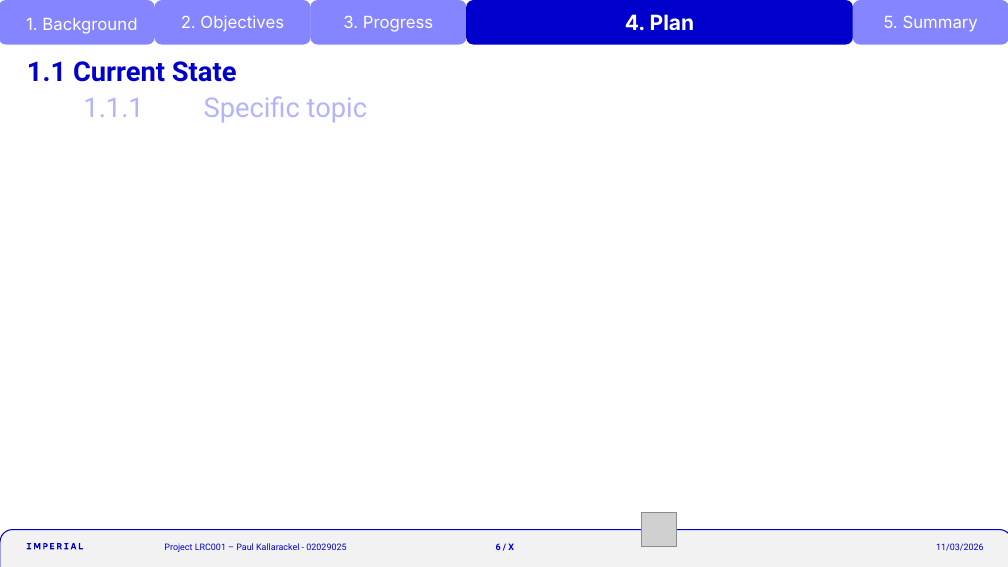
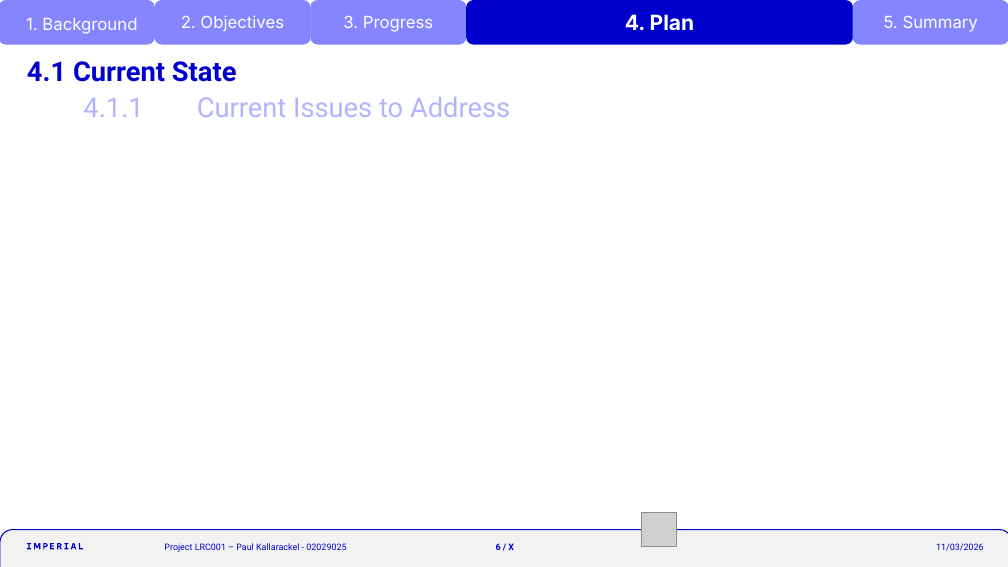
Before and after one commit to krackalackel02/FYP-Interim, a slide deck: slide 6 of Interim.pptm. Drawn at 1008x567 pixels with LibreOffice and Linux fonts; fonts in the diff are those of the drawing; grey boxes stand for pictures; background and template pictures are left out. Boxes give left, top, right and bottom in pixels: in the first picture for what was removed or moved away, otherwise in the second. Text is boxed around its words. In the diff, an @@ line names an element or a change of style, - is before the commit and + after.

```diff
--- a/Interim.pptm
+++ b/Interim.pptm
@@ title at bbox=[27, 61, 237, 82]: text changed @@
-1.1 Current State
+4.1 Current State
@@ text at bbox=[83, 97, 510, 117]: text changed @@
-1.1.1 Specific topic
+4.1.1 Current Issues to Address
```
Also in this commit, not shown: 6 other slides changed.
